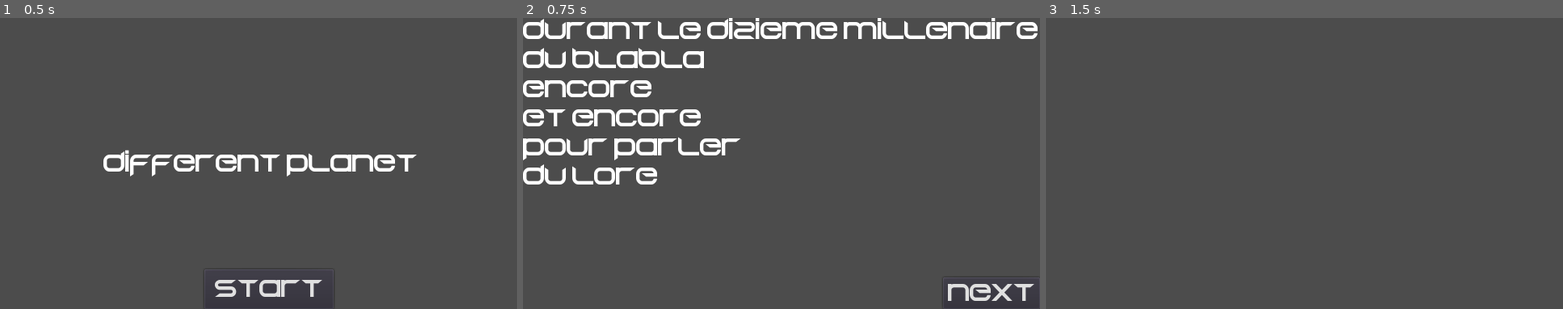
Above: before the commit, frames 1-3 (left to right).
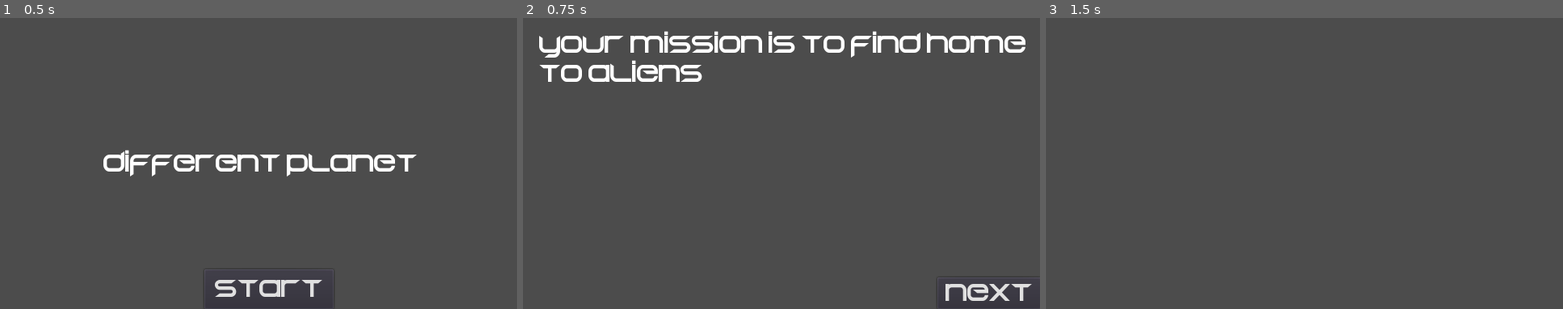
Above: after the commit, the same moments.

Repository: RyanHerb/-jubilant-octo-robot
Game: Godot game, scene res://Main.tscn
Same seed, same stepped clock (60 frames per second), same inputs: the game is played once before the commit and once after it.
Inputs:
- Up to frame 1 (0.5 s): no input
- Up to frame 2 (0.75 s): click "start" at 0.5 s
- Up to frame 3 (1.5 s): click "next" at 1.25 s

Frame 1 is identical in both runs. In frame 2, 11% of the frame differs, in the area x 0-100%, y 0-98%; in frame 3, nothing differs.

Commit message:
Mission
Scène mission,
function pour tester si elle est réussie

Diff:
--- a/HUD.tscn
+++ b/HUD.tscn
@@ -54,16 +54,18 @@
 }
 
 [node name="Lore" type="Label" parent="."]
-anchor_right = 1.0
-anchor_bottom = 1.0
-margin_right = 10.0
+anchor_left = 0.5
+anchor_top = 0.5
+anchor_right = 0.5
+anchor_bottom = 0.5
+margin_left = -300.02
+margin_top = -163.0
+margin_right = 300.02
+margin_bottom = 163.0
 custom_fonts/font = SubResource( 1 )
-text = "durant le dizieme millenaire, ...
-du blabla
-encore
-et encore
-pour parler
-du lore"
+text = "your mission is to find home
+to aliens
+"
 __meta__ = {
 "_edit_group_": true,
 "_edit_use_anchors_": false
@@ -74,8 +76,9 @@
 anchor_top = 1.0
 anchor_right = 1.0
 anchor_bottom = 1.0
-margin_left = -120.0
+margin_left = -127.0
 margin_top = -39.0
+margin_right = 1.0
 custom_fonts/font = SubResource( 1 )
 text = "next"
 __meta__ = {
--- /dev/null
+++ b/Mission.gd
@@ -0,0 +1,43 @@
+extends Node2D
+
+var descriptif
+var min_temperature
+var max_temperature
+var atmosphere
+var budget = 1500
+
+
+# Declare member variables here. Examples:
+# var a = 2
+# var b = "text"
+
+func check_atmosphere(atm):
+	return atm == atmosphere
+
+func check_temp(min_temp_planet, max_temp_planet):
+	var progress = 50
+	if (min_temp_planet < min_temperature):
+		progress -= abs(min_temperature - min_temp_planet)
+	if (max_temp_planet > max_temperature):
+		progress -= abs(max_temp_planet - max_temperature)
+	if progress < 0:
+		progress = 0
+	return progress
+
+func check_if_done(min_temp, max_temp, atm):
+	var progress = 0
+	if (check_atmosphere(atm)):
+		progress += 50
+	progress += check_temp(min_temp, max_temp)
+	return progress
+
+
+# Called when the node enters the scene tree for the first time.
+func _ready():
+	pass # Replace with function body.
+
+
+
+# Called every frame. 'delta' is the elapsed time since the previous frame.
+#func _process(delta):
+#	pass
--- /dev/null
+++ b/Mission.tscn
@@ -0,0 +1,8 @@
+[gd_scene load_steps=2 format=2]
+
+[ext_resource path="res://Mission.gd" type="Script" id=1]
+
+[node name="Mission" type="Node2D"]
+script = ExtResource( 1 )
+
+[node name="Alien" type="Sprite" parent="."]
